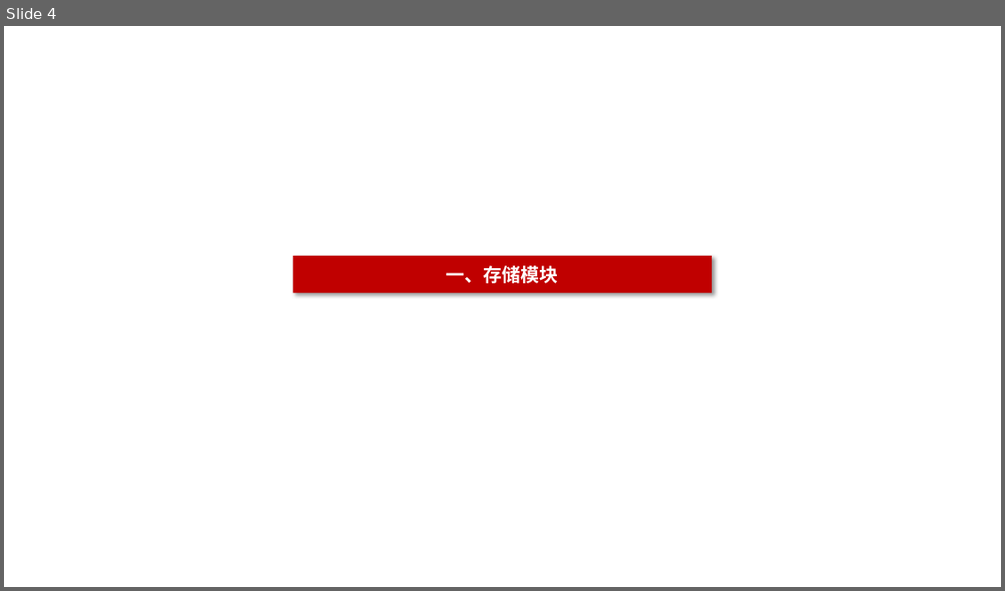
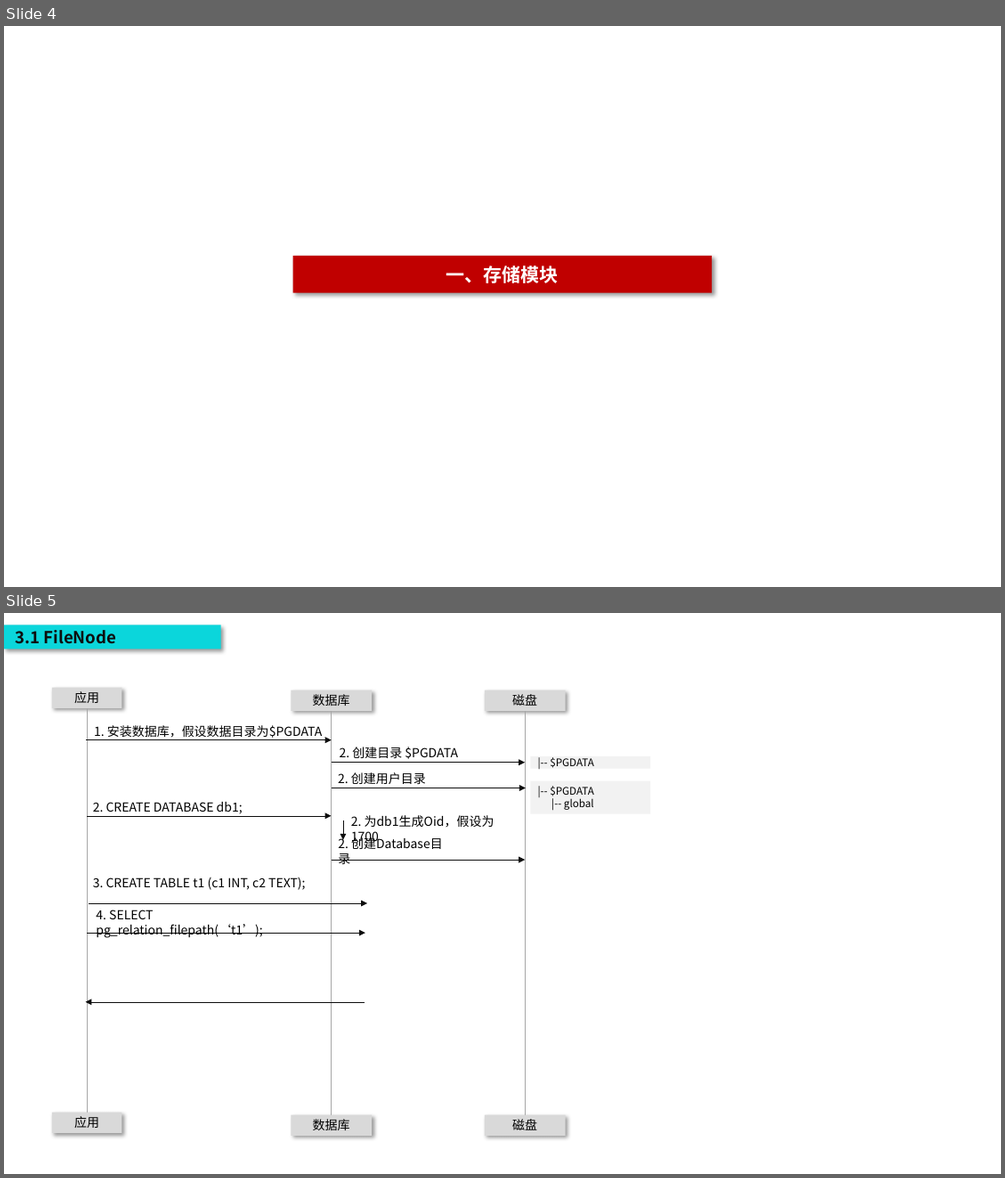
Before and after one commit to poorkk/lorand, a slide deck: source/doc/数据库安全.pptx. Shown one above the other, each under a label of ours: slide 4 before the commit, slides 4 and 5 after it. The pictures are 1005x591 and 1005x1178 pixels, drawn with LibreOffice and Linux fonts; fonts in the diff are those of the drawing. Boxes give left, top, right and bottom in pixels: in the first picture for what was removed or moved away, otherwise in the second. Text is boxed around its words. In the diff, an @@ line names an element or a change of style, - is before the commit and + after.

```diff
--- a/source/doc/数据库安全.pptx
+++ b/source/doc/数据库安全.pptx
@@ slide 5 added at (4, 613, 1001, 1174), background #FFFFFF @@
@@ rectangle added at (4, 625, 221, 649), fill #0BD6DB, 16 pt, text #0D0D0D, bold @@
+3.1 FileNode
@@ rectangle added at (52, 688, 121, 709), fill #D9D9D9, 12 pt, text #000000 @@
+应用
@@ rectangle added at (291, 690, 372, 711), fill #D9D9D9, 12 pt, text #000000 @@
+数据库
@@ rectangle added at (485, 690, 566, 711), fill #D9D9D9, 12 pt, text #000000 @@
+磁盘
@@ line added from (87, 708) to (87, 1112), #A6A6A6 0.5 pt @@
@@ line added from (332, 711) to (332, 1115), #A6A6A6 0.5 pt @@
@@ line added from (526, 711) to (526, 1115), #A6A6A6 0.5 pt @@
@@ arrow added from (86, 740) to (332, 740), #0D0D0D 0.5 pt @@
@@ text added at (94, 725, 323, 738), 12 pt, text #000000 @@
+1. 安装数据库，假设数据目录为$PGDATA
@@ arrow added from (332, 763) to (526, 763), #0D0D0D 0.5 pt @@
@@ text added at (338, 772, 426, 784), 12 pt, text #000000 @@
+2. 创建用户目录
@@ text added at (340, 747, 458, 759), 12 pt, text #000000 @@
+2. 创建目录 $PGDATA
@@ rectangle added at (531, 755, 651, 769), fill #F2F2F2, 10 pt, text #000000 @@
+|-- $PGDATA
@@ arrow added from (332, 788) to (526, 788), #0D0D0D 0.5 pt @@
@@ rectangle added at (531, 780, 651, 813), fill #F2F2F2, 10 pt, text #000000 @@
+|-- $PGDATA
+|-- global
@@ arrow added from (87, 816) to (332, 816), #0D0D0D 0.5 pt @@
@@ text added at (93, 802, 243, 814), 12 pt, text #000000 @@
+2. CREATE DATABASE db1;
@@ arrow added from (343, 820) to (343, 840), #0D0D0D 0.5 pt @@
@@ text added at (351, 815, 494, 844), 12 pt, text #000000 @@
+2. 为db1生成Oid，假设为1700
@@ text added at (338, 835, 443, 849), 12 pt, text #000000 @@
+2. 创建Database目录
@@ text added at (93, 877, 305, 890), 12 pt, text #000000 @@
+3. CREATE TABLE t1 (c1 INT, c2 TEXT);
@@ arrow added from (332, 860) to (526, 860), #0D0D0D 0.5 pt @@
@@ arrow added from (89, 903) to (367, 903), #0D0D0D 0.5 pt @@
@@ text added at (96, 909, 262, 938), 12 pt, text #000000 @@
+4. SELECT pg_relation_filepath(‘t1’);
@@ arrow added from (87, 933) to (365, 933), #0D0D0D 0.5 pt @@
@@ arrow added from (364, 1002) to (86, 1002), #0D0D0D 0.5 pt @@
@@ rectangle added at (52, 1112, 121, 1134), fill #D9D9D9, 12 pt, text #000000 @@
+应用
@@ rectangle added at (291, 1115, 372, 1135), fill #D9D9D9, 12 pt, text #000000 @@
+数据库
@@ rectangle added at (485, 1115, 566, 1135), fill #D9D9D9, 12 pt, text #000000 @@
+磁盘
```
Also in this commit, not shown: 2 slides changed, 4 other slides added.
